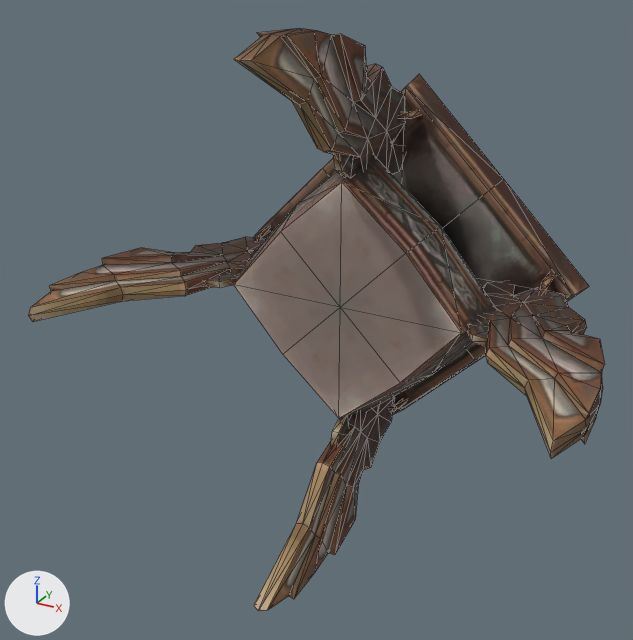
The OBJ model sceneobjs/yatelandisi112/yingxiongtai/yingxiongtai_teshutaizuo_1b.obj, before and after one commit.
One viewpoint serves both versions: a 50 mm camera at (79.9, -191.9, 73.7) aimed at (-4.5, -38.4, -3.1). Every picture has the same lights, and +X, +Y and +Z are marked at lower left. Mesh edges are drawn as thin lines. Where no turn or scale is listed for an object, it has been applied to the vertices.

Names of what the first picture shows: 'yingxiongtai_teshutaizuo_1b'.
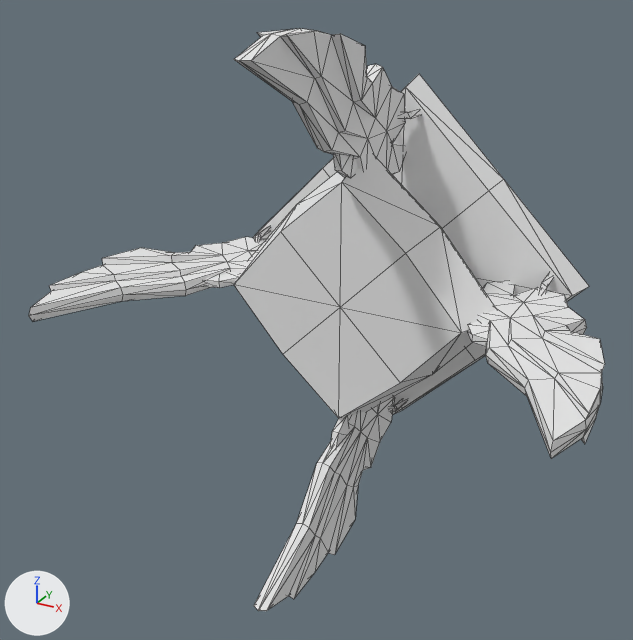
Location of each change, (x1, y1, x2, y2) in pixels of the pictures (633 x 640 px):
'yingxiongtai_teshutaizuo_1b', recoloured: (29, 28, 605, 611) in both

What the commit changed:
Material 'material_2' (mat_material_2_1) is new.
Its base color is (0.8, 0.8, 0.8) (white #e7e7e7).
Its roughness is 1.0.
me_yingxiongtai_teshutaizuo_1b has 474 vertices, 856 faces and spans x -58.8..58.8, y -71.9..3.1, z -58.8..58.8.
me_yingxiongtai_teshutaizuo_1b no longer uses material mat_material_2 (picture img_yingxiongtai_teshutaizuo_1b_png).
me_yingxiongtai_teshutaizuo_1b now uses material mat_material_2_1 (white #e7e7e7).
